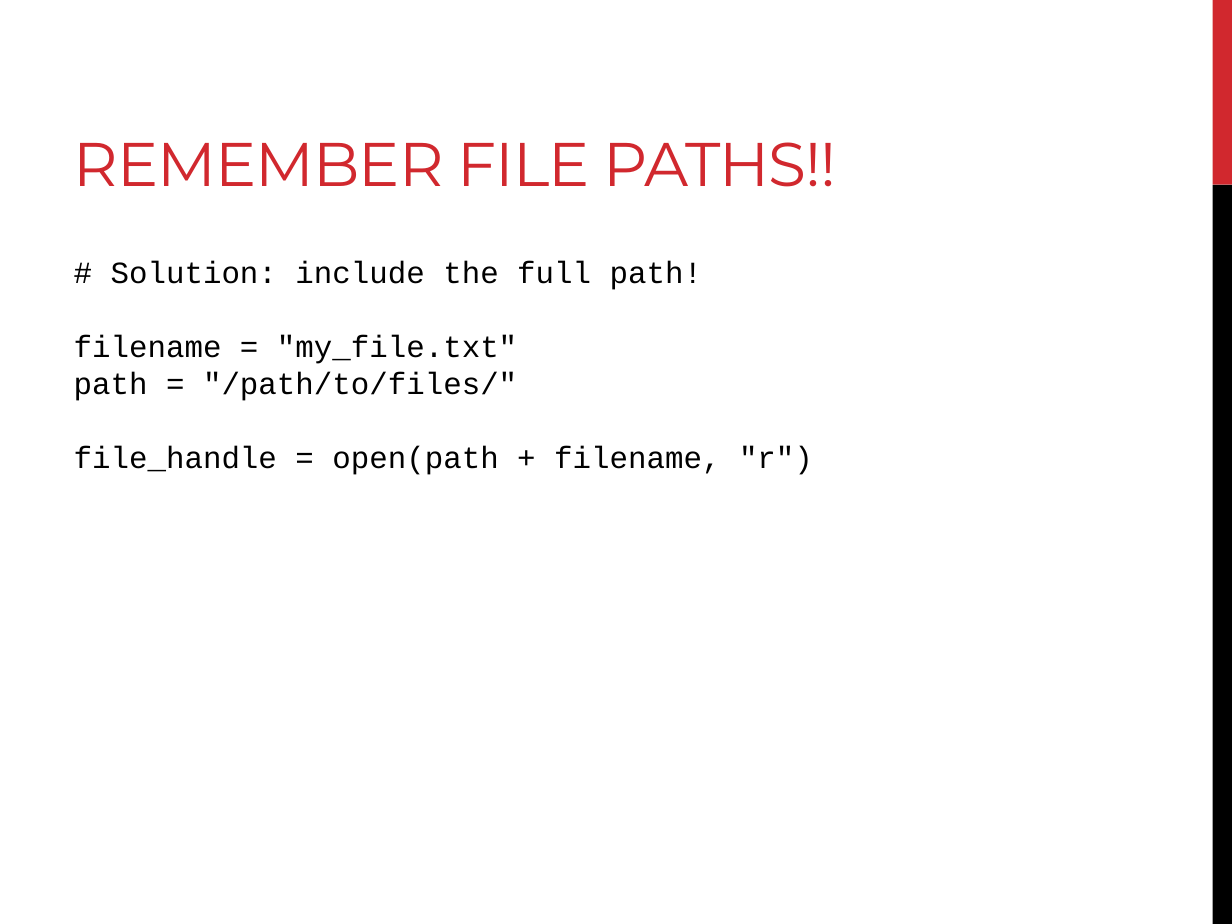
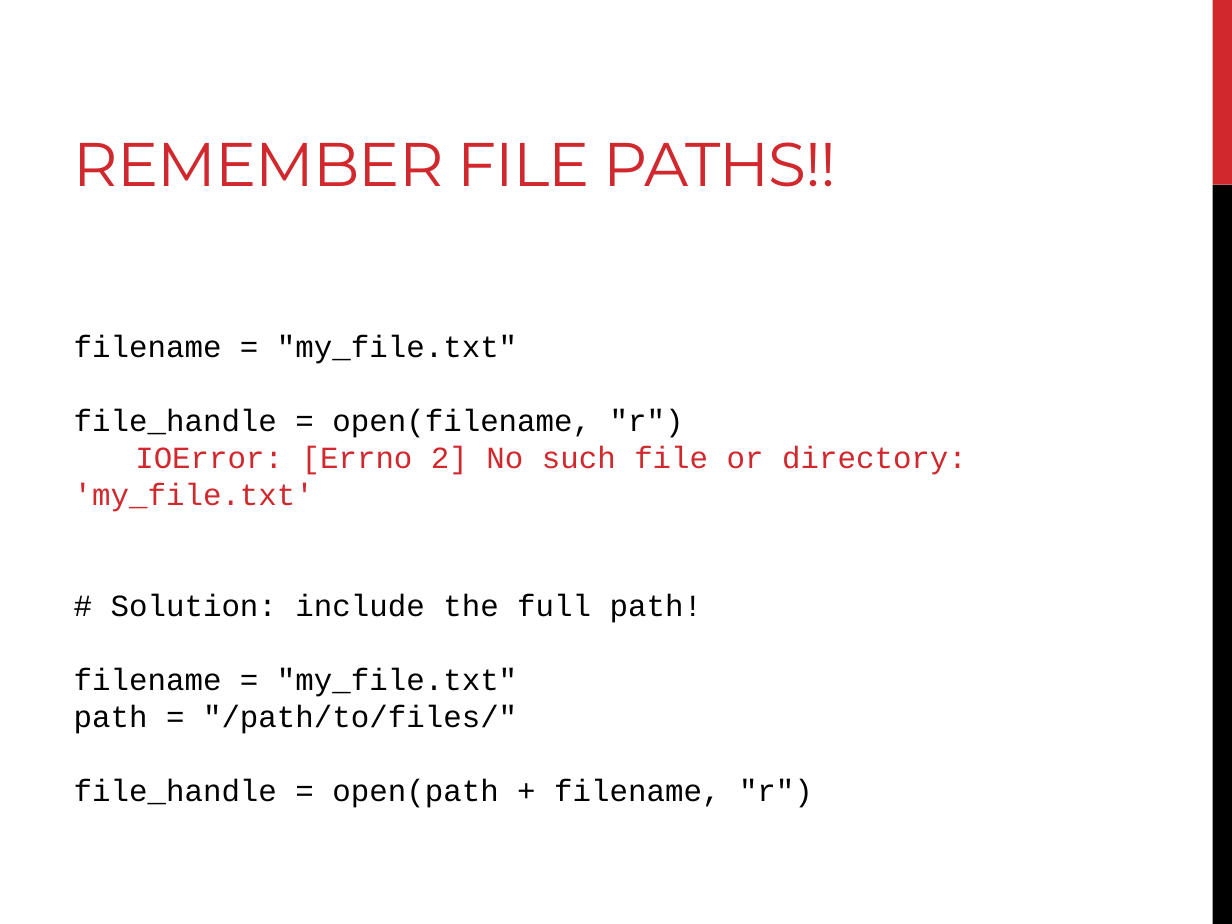
Before and after one commit to BjornFJohansson/ccbb_bigdata2015_python, a slide deck: slide 48 of slides/day3_slides.pptx (slide 44 before the commit). Drawn at 1232x924 pixels with LibreOffice and Linux fonts; fonts in the diff are those of the drawing. Boxes give left, top, right and bottom in pixels: in the first picture for what was removed or moved away, otherwise in the second. Text is boxed around its words. In the diff, an @@ line names an element or a change of style, - is before the commit and + after.

```diff
--- a/slides/day3_slides.pptx
+++ b/slides/day3_slides.pptx
@@ text at (74, 335, 967, 512): paragraphs added @@
+filename = "my_file.txt"
+file_handle = open(filename, "r")
+IOError: [Errno 2] No such file or directory: 'my_file.txt'
```
Also in this commit, not shown: 6 other slides changed, 4 slides added, 1 slide removed, 7 other files.
